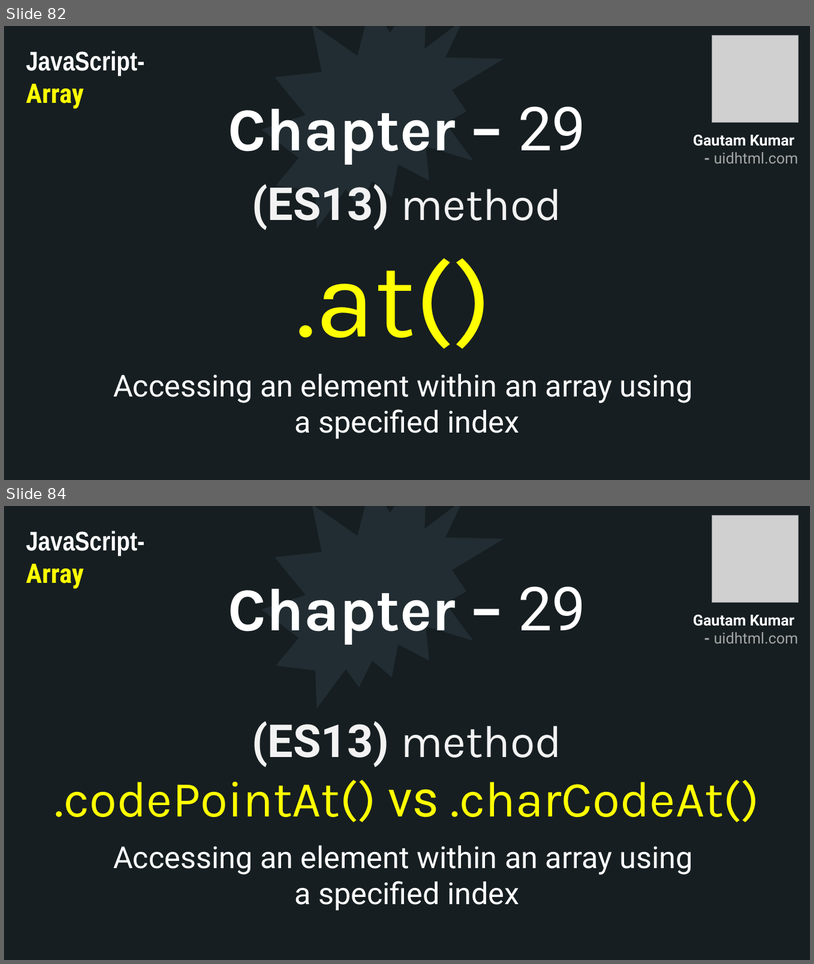
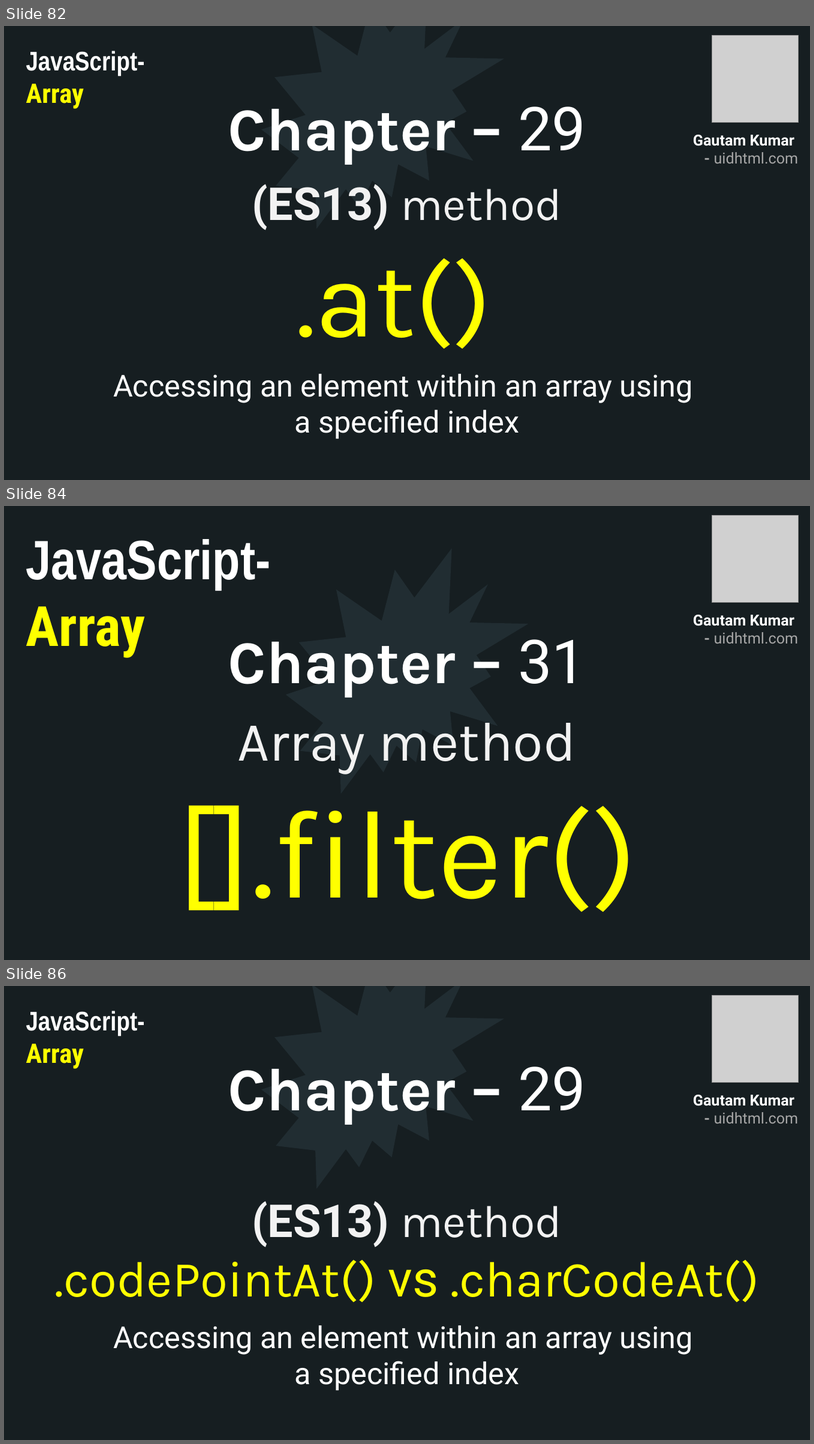
Before and after one commit to uidhtml/javascript-tutorials, a slide deck: Javascript Tutorials.pptx. Shown one above the other, each under a label of ours: slides 82 and 84 before the commit, slides 82, 84 and 86 after it; the slides between them are not shown. The pictures are 814x964 and 814x1444 pixels, drawn with LibreOffice and Linux fonts; fonts in the diff are those of the drawing; grey boxes stand for pictures. Boxes give left, top, right and bottom in pixels: in the first picture for what was removed or moved away, otherwise in the second. Text is boxed around its words. In the diff, an @@ line names an element or a change of style, - is before the commit and + after.

Commit message:
Added till chapter 32

```diff
--- a/Javascript Tutorials.pptx
+++ b/Javascript Tutorials.pptx
@@ slide 84 added at <box>4,506,810,960</box>, background #2C3C43; not listed: 10 template elements that a slide beside it also shows @@
@@ rectangle added at <box>4,506,810,960</box>, fill #161E22 @@
@@ picture added at <box>713,516,800,603</box> @@
@@ text added at <box>26,539,270,658</box>, 66 pt, text #FFFFFF, bold @@
+JavaScript- Array
@@ irregular seal added at <box>286,549,528,793</box>, fill #212D32 @@
@@ text added at <box>693,615,799,643</box>, 18 pt, text #A6A6A6, bold @@
+Gautam Kumar
+- uidhtml.com
@@ title added at <box>228,639,586,697</box>, 72 pt, text #FFFFFF, bold @@
+Chapter – 31
@@ text added at <box>177,723,638,912</box>, 66 pt, text #F2F2F2 @@
+Array method
+[].filter()
@@ what was slide 84 is now slide 86 @@
```
Also in this commit, not shown: 1 slide changed, 1 other slide added, 18 other files.
